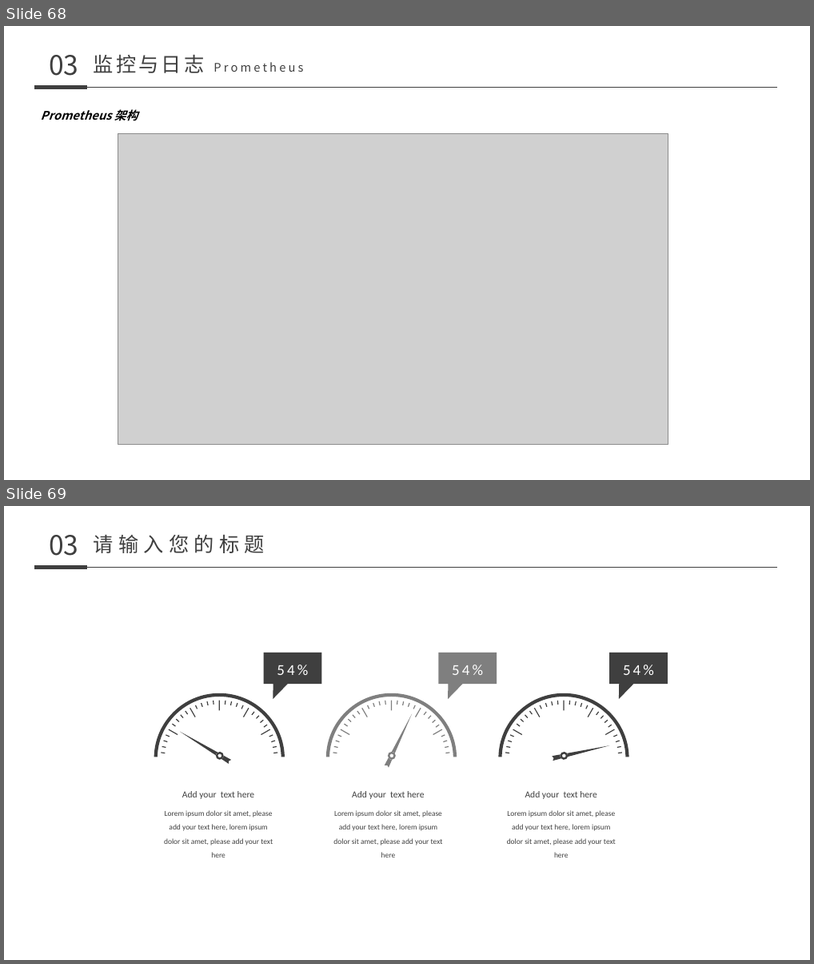
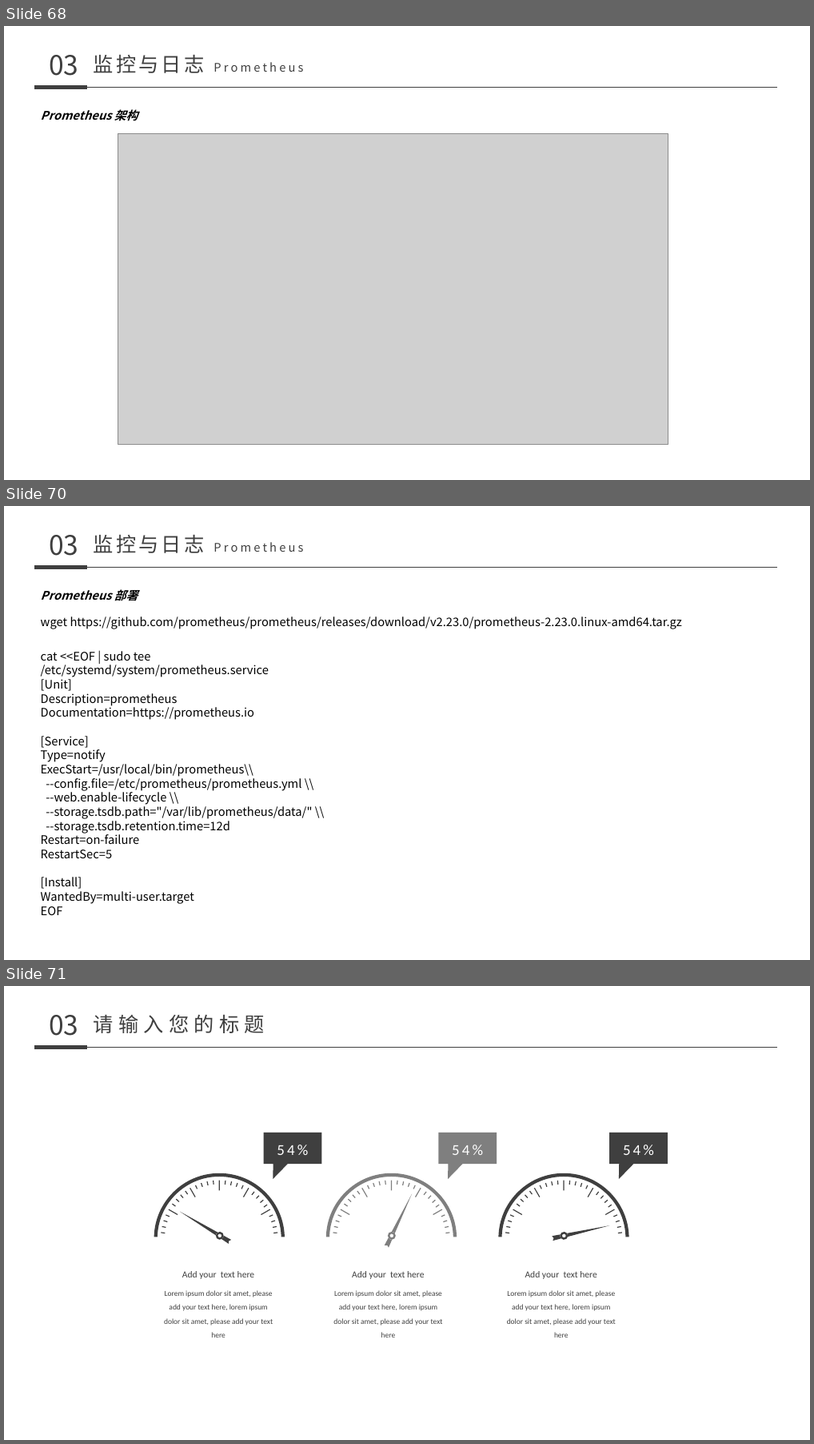
Before and after one commit to nutionMedivn/Kubernetes-training-camp, a slide deck: 基础/008-011 kubernetes.pptx. Shown one above the other, each under a label of ours: slides 68 and 69 before the commit, slides 68, 70 and 71 after it; the slides between them are not shown. The pictures are 814x964 and 814x1444 pixels, drawn with LibreOffice and Linux fonts; fonts in the diff are those of the drawing; grey boxes stand for pictures. Boxes give left, top, right and bottom in pixels: in the first picture for what was removed or moved away, otherwise in the second. Text is boxed around its words. In the diff, an @@ line names an element or a change of style, - is before the commit and + after.

```diff
--- a/基础/008-011 kubernetes.pptx
+++ b/基础/008-011 kubernetes.pptx
@@ slide 70 added at bbox=[4, 506, 810, 960], background #FFFFFF @@
@@ text added at bbox=[49, 535, 78, 556], 32 pt, text #3F3F3F @@
+03
@@ text added at bbox=[94, 535, 204, 553], 14 pt, text #3F3F3F @@
+监控与日志 Prometheus
@@ line added from (35, 567) to (87, 567), #3F3F3F 4.5 pt @@
@@ line added from (87, 567) to (778, 567), #3F3F3F 0.5 pt @@
@@ text added at bbox=[41, 589, 138, 601], 14 pt, text #000000, bold, italic @@
+Prometheus 部署
@@ text added at bbox=[41, 616, 682, 629], 14 pt, text #000000 @@
+wget https://github.com/prometheus/prometheus/releases/download/v2.23.0/prometheus-2.23.0.linux-amd64.tar.gz
@@ text added at bbox=[41, 651, 312, 915], 14 pt, text #000000 @@
+cat <<EOF | sudo tee /etc/systemd/system/prometheus.service
+[Unit]
+Description=prometheus
+Documentation=https://prometheus.io
+[Service]
+Type=notify
+ExecStart=/usr/local/bin/prometheus\\
+--config.file=/etc/prometheus/prometheus.yml \\
+--web.enable-lifecycle \\
+--storage.tsdb.path="/var/lib/prometheus/data/" \\
+--storage.tsdb.retention.time=12d
+Restart=on-failure
+RestartSec=5
+[Install]
+WantedBy=multi-user.target
+EOF
@@ what was slide 69 is now slide 71 @@
```
Also in this commit, not shown: 1 other slide added.
